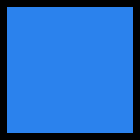
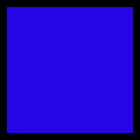
Before/after of a 140×140 layered artwork. What changed in the layer stack:
painted on "图层 0" over [7, 7, 133, 133]
